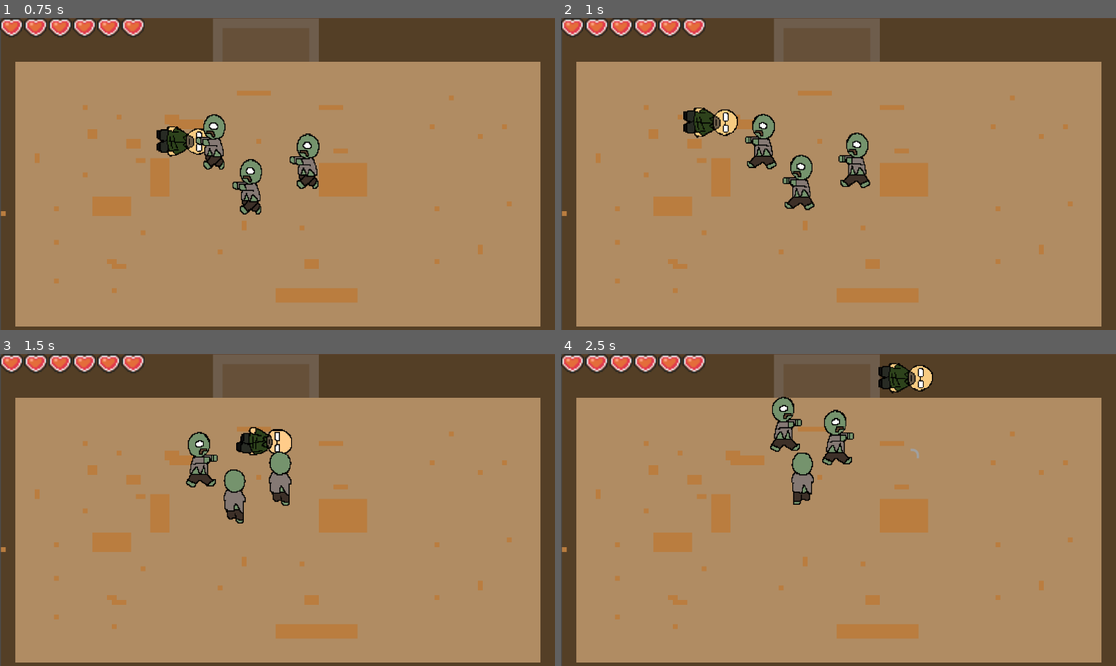
Above: before the commit, frames 1-4 (two rows, left to right).
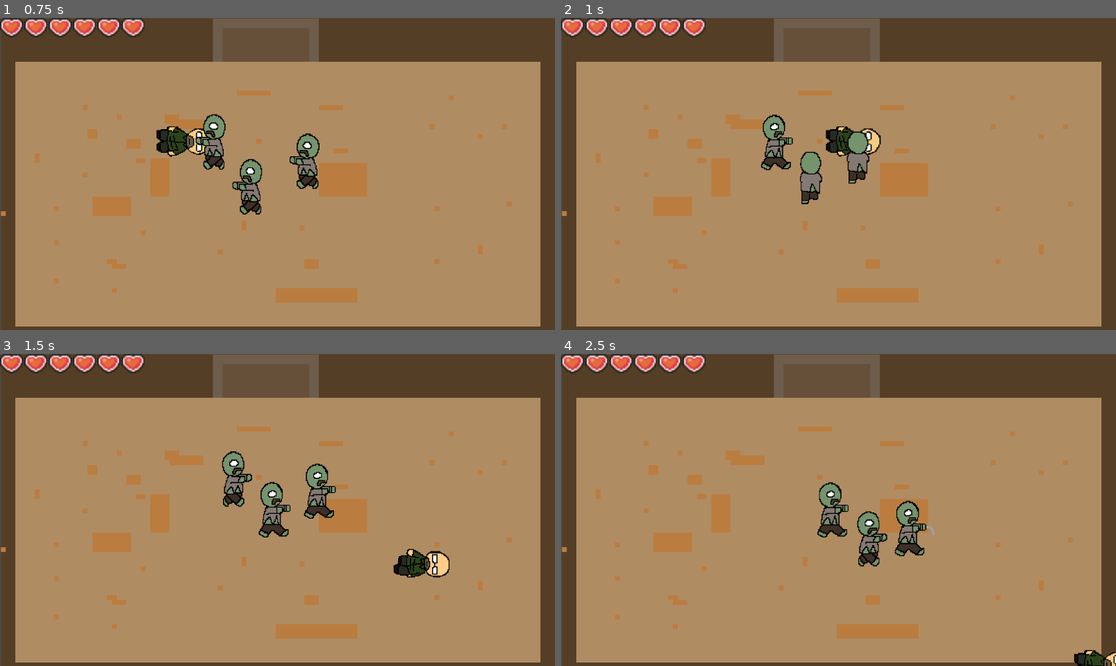
Above: after the commit, the same moments.

Repository: bcorrigall/ratknight
Game: Godot game, scene res://main.tscn
Two runs of this game, one before a commit and one after it. Both use one fixed random seed, a clock stepped at 60 frames per second and the inputs below.
Inputs (mouse positions are in pixels of both pictures, inside the frame that each line leads up to):
- Up to frame 1 (0.75 s): move the mouse to (399, 158) at 0.52 s; hold Right (move_right) from 0.53 s (still down); hold Shift (dash) from 0.53 s (still down)
- Up to frame 2 (1 s): keep holding Right (move_right); keep holding Shift (dash)
- Up to frame 3 (1.5 s): move the mouse to (166, 525) at 1.27 s; release Right (move_right) at 1.28 s; release Shift (dash) at 1.28 s; hold S (move_down) from 1.28 s (still down); tap Shift (dash) at 1.35 s
- Up to frame 4 (2.5 s): move the mouse to (894, 441) at 2.02 s; release S (move_down) at 2.03 s; press the mouse at (894, 441) at 2.03 s; hold Right (move_right) from 2.03 s (still down); tap Shift (dash) at 2.3 s

Frame 1 is identical in both runs. In frame 2, 3.5% of the frame differs, in the area x 22-58%, y 28-62%; in frame 3, 4.6%; in frame 4, 4.9%, in the area x 37-100%, y 2-100%.

Commit message:
Invincibility update

Diff:
--- a/playerMovement.gd
+++ b/playerMovement.gd
@@ -8,6 +8,7 @@
 var dash_speed = 900
 
 var velocity
+var invincible = false
 
 var screen_size
 
@@ -69,7 +70,13 @@
 
 
 func _on_area_2d_body_entered(body):
-	if (body.name.find("enemy")):
+	if (body.name.find("enemy") and invincible == false and dash_timed_out == false):
 		health -= body.damage
 		var direction = (body.position - position).normalized() * 100
 		position = position - direction
+		$Invinciblilty.start(0.2)
+		invincible = true
+
+
+func _on_invinciblilty_timeout():
+	invincible = false
--- a/the_rat.tscn
+++ b/the_rat.tscn
@@ -88,5 +88,8 @@
 
 [node name="Timer" type="Timer" parent="."]
 
+[node name="Invinciblilty" type="Timer" parent="."]
+
 [connection signal="body_entered" from="playerSprites/Area2D" to="." method="_on_area_2d_body_entered"]
 [connection signal="timeout" from="Timer" to="." method="_on_timer_timeout"]
+[connection signal="timeout" from="Invinciblilty" to="." method="_on_invinciblilty_timeout"]
